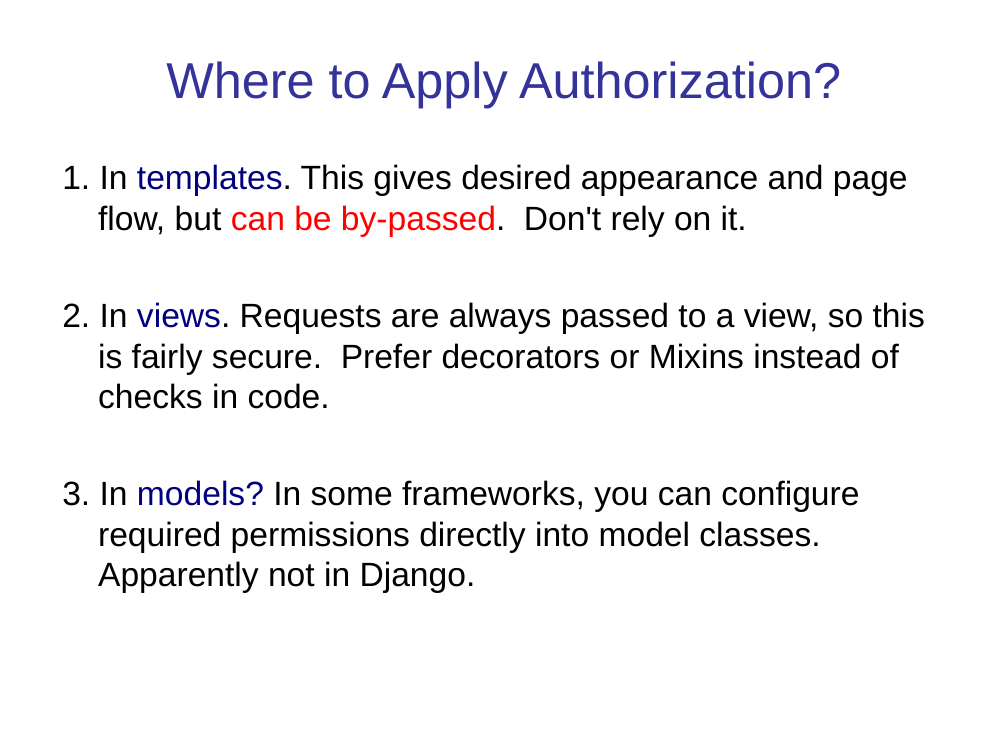
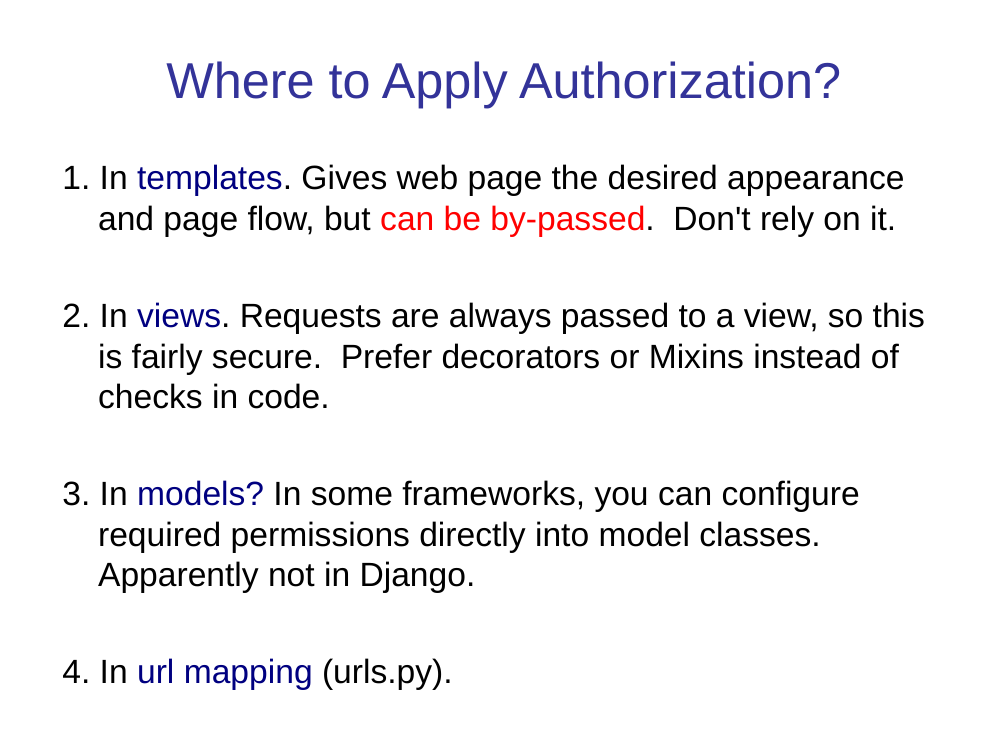
Before and after one commit to cpske/ISP, a slide deck: slide 27 of authentication/Authentication-and-Authorization.ppt (slide 26 before the commit). Drawn at 1008x756 pixels with LibreOffice and Linux fonts; fonts in the diff are those of the drawing. Boxes give left, top, right and bottom in pixels: in the first picture for what was removed or moved away, otherwise in the second. Text is boxed around its words. In the diff, an @@ line names an element or a change of style, - is before the commit and + after.

```diff
--- a/authentication/Authentication-and-Authorization.ppt
+++ b/authentication/Authentication-and-Authorization.ppt
@@ text at <box>62,164,904,237</box>: text changed @@
-1. In templates. This gives desired appearance and page flow, but can be by-passed. Don't rely on it.
+1. In templates. Gives web page the desired appearance and page flow, but can be by-passed. Don't rely on it.
@@ text at <box>62,658,453,690</box>: paragraph added @@
+4. In url mapping (urls.py).
```
Also in this commit, not shown: 18 other slides changed, 1 slide added, 4 other files.
